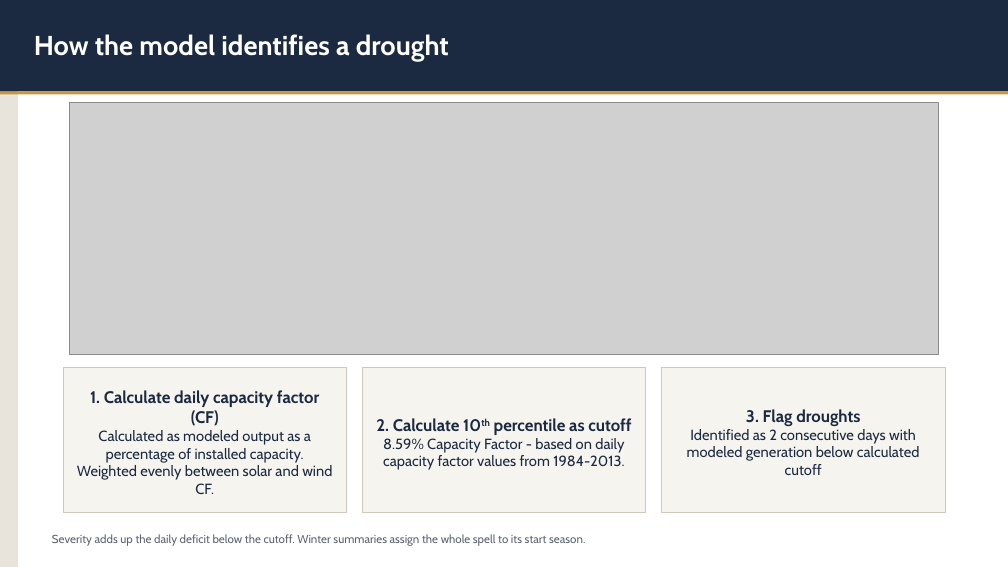
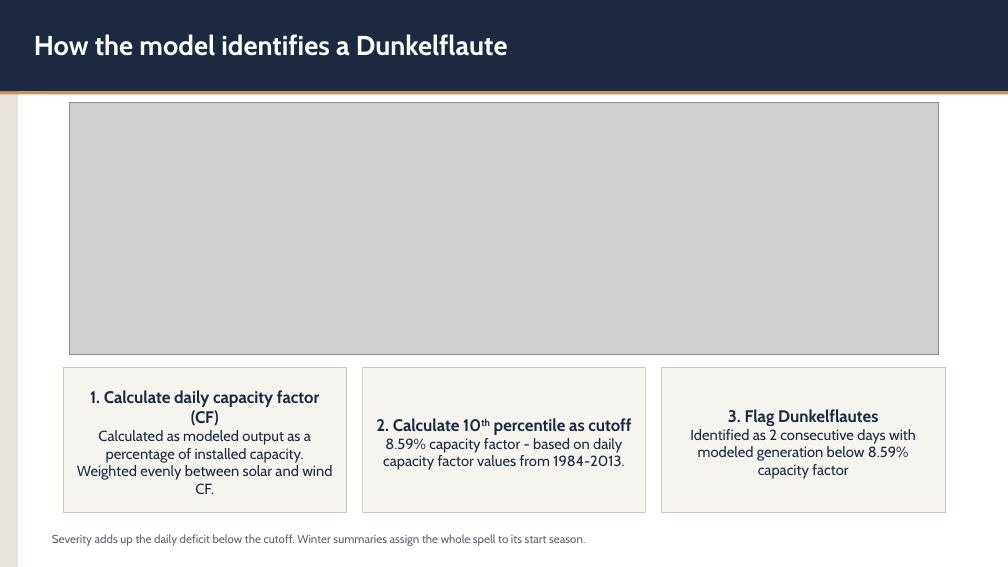
Before and after one commit to asakti47/dunkelflaute-explorer, a slide deck: slide 3 of Dunkelflaute Presentation.pptx. Drawn at 1008x567 pixels with LibreOffice and Linux fonts; fonts in the diff are those of the drawing; grey boxes stand for pictures. Boxes give left, top, right and bottom in pixels: in the first picture for what was removed or moved away, otherwise in the second. Text is boxed around its words. In the diff, an @@ line names an element or a change of style, - is before the commit and + after.

```diff
--- a/Dunkelflaute Presentation.pptx
+++ b/Dunkelflaute Presentation.pptx
@@ text at (x1=34, y1=34, x2=508, y2=56): text changed @@
-How the model identifies a drought
+How the model identifies a Dunkelflaute
@@ text in rectangle at (x1=376, y1=418, x2=631, y2=470): text changed @@
-2. Calculate 10th percentile as cutoff
-8.59% Capacity Factor - based on daily capacity factor values from 1984-2013.
+2. Calculate 10th percentile as cutoff
+8.59% capacity factor - based on daily capacity factor values from 1984-2013.
@@ text in rectangle at (x1=690, y1=409, x2=916, y2=479): text changed @@
-3. Flag droughts
-Identified as 2 consecutive days with modeled generation below calculated cutoff
+3. Flag Dunkelflautes
+Identified as 2 consecutive days with modeled generation below 8.59% capacity factor
```
Also in this commit, not shown: 6 other slides changed.
